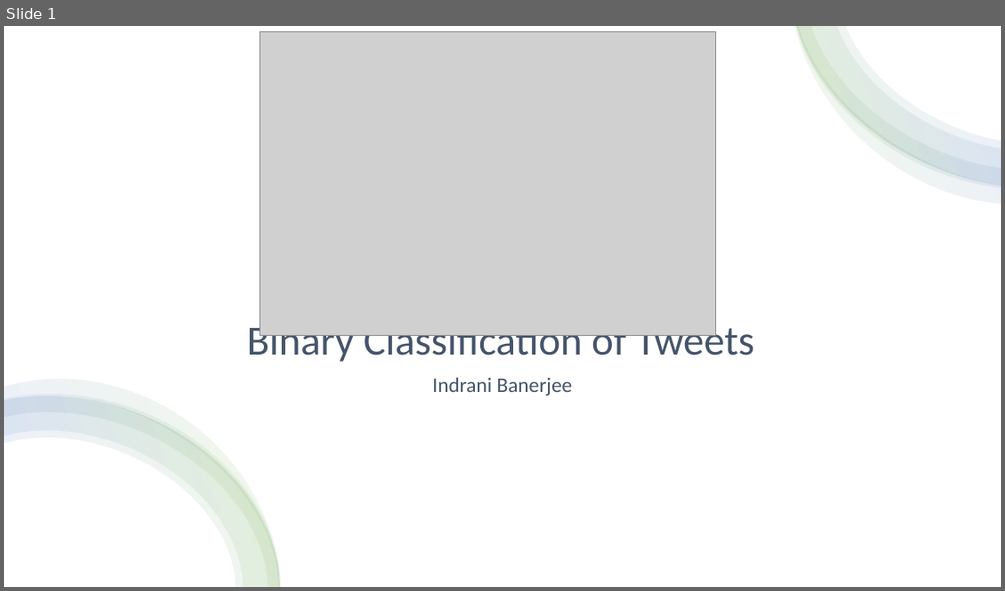
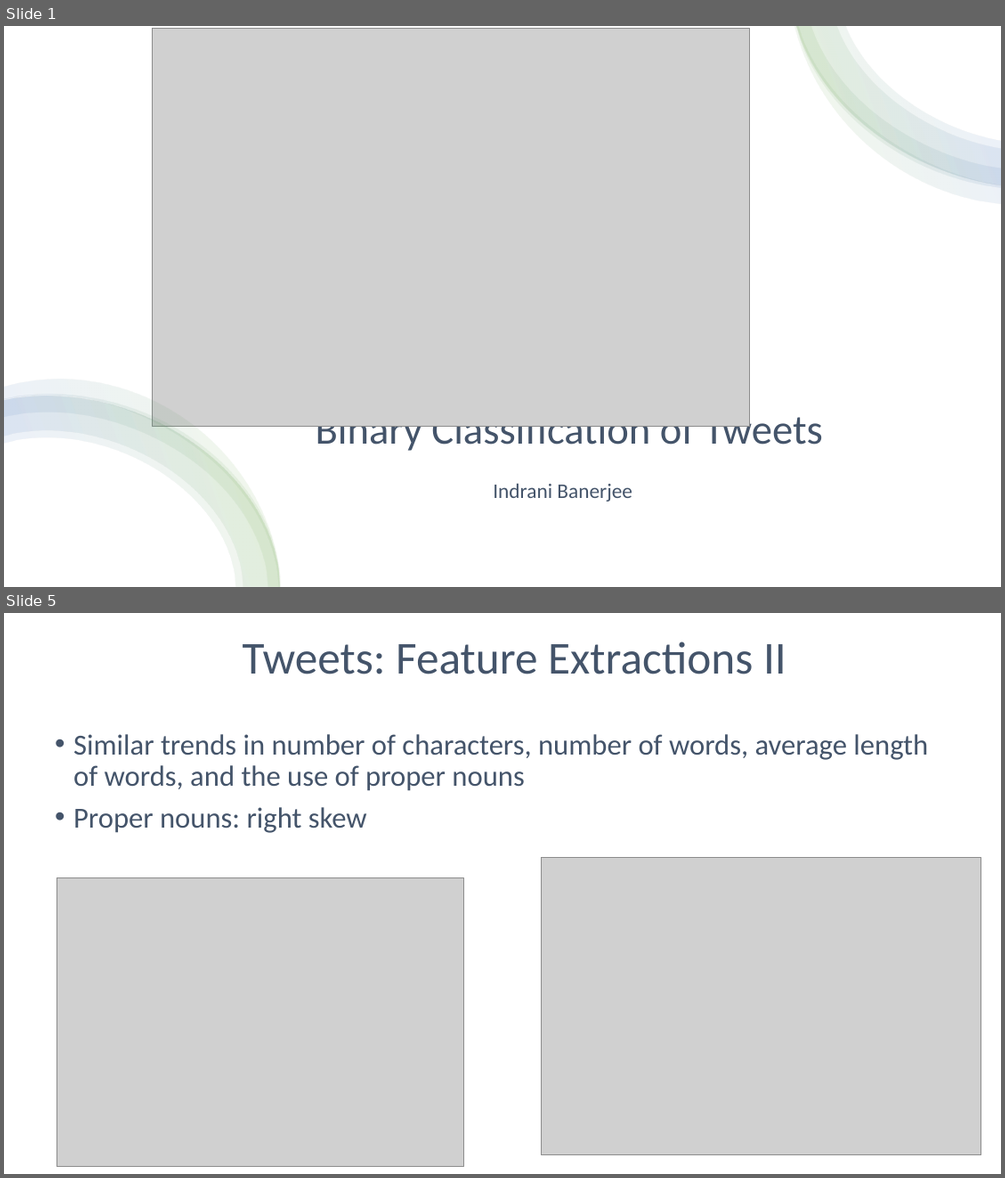
Before and after one commit to iban121/Springboard, a slide deck: Capstone 3/notebooks/Binary Classification of Tweets.pptx. Shown one above the other, each under a label of ours: slide 1 before the commit, slides 1 and 5 after it; the slides between them are not shown. The pictures are 1005x591 and 1005x1178 pixels, drawn with LibreOffice and Linux fonts; fonts in the diff are those of the drawing; grey boxes stand for pictures. Boxes give left, top, right and bottom in pixels: in the first picture for what was removed or moved away, otherwise in the second. Text is boxed around its words. In the diff, an @@ line names an element or a change of style, - is before the commit and + after.

```diff
--- a/Capstone 3/notebooks/Binary Classification of Tweets.pptx
+++ b/Capstone 3/notebooks/Binary Classification of Tweets.pptx
@@ slide 5 added at <box>4,613,1001,1174</box>, background #FFFFFF @@
@@ title added at <box>243,641,786,674</box>, 44 pt, text #44546A @@
+Tweets: Feature Extractions II
@@ text added at <box>73,734,928,833</box>, 28 pt, text #44546A @@
+• Similar trends in number of characters, number of words, average length of words, and the use of proper nouns
+• Proper nouns: right skew
@@ picture added at <box>57,877,463,1167</box> @@
@@ picture added at <box>542,858,981,1155</box> @@
@@ slide 1 changed as well @@
@@ picture: place and size @@
-picture at <box>259,31,715,336</box>
+picture at <box>153,29,750,426</box>
@@ title "Binary Classification of Tweets": place and size @@
-title "Binary Classification of Tweets" at <box>247,320,755,365</box>
+title "Binary Classification of Tweets" at <box>316,409,823,454</box>
@@ subtitle "Indrani Banerjee": place and size @@
-subtitle "Indrani Banerjee" at <box>432,378,573,395</box>
+subtitle "Indrani Banerjee" at <box>493,483,632,501</box>
```
Also in this commit, not shown: 2 other slides changed, 7 other slides added, 6 slides removed, 3 other files.
